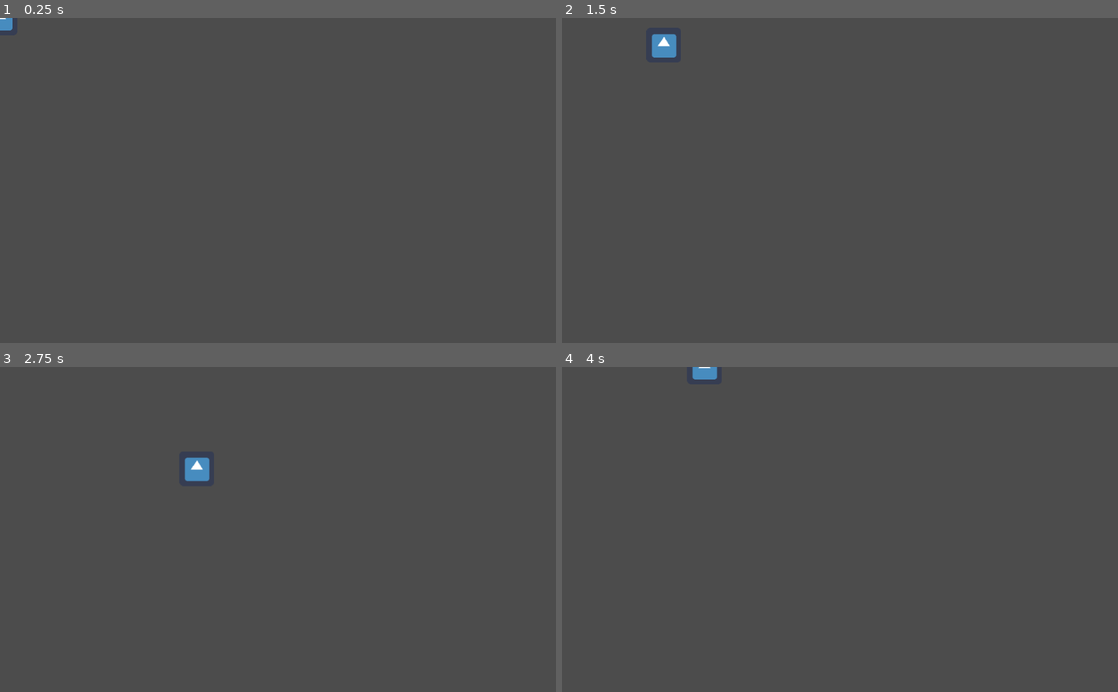
Above: before the commit, frames 1-4 (two rows, left to right).
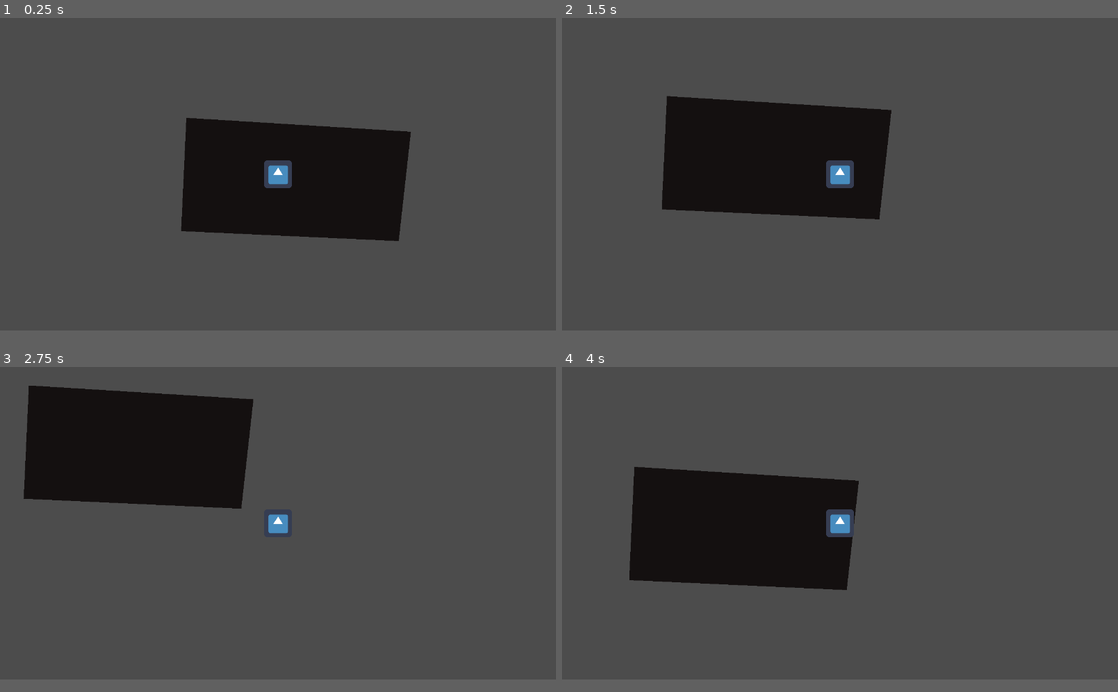
Above: after the commit, the same moments.

Repository: AlixBarreaux/game-jam-found-relic
Game: Godot game, scene res://Level1.tscn
Two runs of this game, one before a commit and one after it. Both use one fixed random seed, a clock stepped at 60 frames per second and the inputs below. Before the commit the project starts from res://Main.tscn. The engine's default icon, where the game draws it, is replaced by a stand-in: a white triangle on a blue panel in a dark square.
Inputs:
- Up to frame 1 (0.25 s): no input
- Up to frame 2 (1.5 s): tap Enter at 0.5 s; hold D (move_right) 0.53-1.28 s; hold S (move_down) from 1.28 s (still down)
- Up to frame 3 (2.75 s): release S (move_down) at 2.03 s; hold D (move_right) from 2.03 s (still down)
- Up to frame 4 (4 s): release D (move_right) at 2.78 s; hold Z (move_up) 2.78-3.53 s; hold Q (move_left) from 3.53 s (still down)
In our replay, the window is 800x468 before the commit and 800x450 after it. These sizes can differ from the game's own. Grey fills any space a smaller window leaves; there, only what the larger window draws over its background counts as a difference.

The runs differ from the first frame. In frame 1, 14% of the frame differs, in the area x 0-74%, y 0-69%; in frame 2, 14%; in frame 3, 14%, in the area x 4-52%, y 5-52%; in frame 4, 14%.

Commit message:
Add the first puzzle

Diff:
--- /dev/null
+++ b/Autoloads/events.gd
@@ -0,0 +1,20 @@
+# class_name Events
+extends Node
+
+
+# Singleton events sender. Scenes can call the singleton to send one of its signal
+# so that other scenes receive the signal and react to it.
+
+
+# ----------------- DECLARE VARIABLES -----------------
+
+
+# warning-ignore: unused_signal
+signal controlled_hero_switched
+
+
+# ----------------- RUN CODE -----------------
+
+
+
+# ----------------- DECLARE FUNCTIONS -----------------
--- a/Hero.tscn
+++ b/Hero.tscn
@@ -17,3 +17,6 @@
 shape = SubResource( 1 )
 
 [node name="PlayerController" parent="." instance=ExtResource( 3 )]
+
+[node name="Camera2D" type="Camera2D" parent="."]
+current = true
--- /dev/null
+++ b/Level.tscn
@@ -0,0 +1,29 @@
+[gd_scene load_steps=4 format=2]
+
+[ext_resource path="res://Hero.tscn" type="PackedScene" id=2]
+
+[sub_resource type="PhysicsMaterial" id=2]
+
+[sub_resource type="CapsuleShape2D" id=1]
+radius = 36.0
+
+[node name="Level" type="Node2D"]
+
+[node name="Polygon2D" type="Polygon2D" parent="."]
+position = Vector2( -75, -82 )
+color = Color( 0.0784314, 0.0627451, 0.0627451, 1 )
+polygon = PoolVector2Array( -136, -48, 381, -16, 353, 236, -148, 213 )
+
+[node name="Creatures" type="Node" parent="."]
+
+[node name="Heroes" type="Node" parent="Creatures"]
+
+[node name="Hero" parent="Creatures/Heroes" instance=ExtResource( 2 )]
+
+[node name="RigidBody2D" type="RigidBody2D" parent="."]
+position = Vector2( 105, 0 )
+physics_material_override = SubResource( 2 )
+gravity_scale = 0.0
+
+[node name="CollisionShape2D" type="CollisionShape2D" parent="RigidBody2D"]
+shape = SubResource( 1 )
--- /dev/null
+++ b/Level1.tscn
@@ -0,0 +1,23 @@
+[gd_scene load_steps=4 format=2]
+
+[ext_resource path="res://PlatesManager.tscn" type="PackedScene" id=1]
+[ext_resource path="res://Level.tscn" type="PackedScene" id=2]
+[ext_resource path="res://Plate.tscn" type="PackedScene" id=3]
+
+[node name="Level1" instance=ExtResource( 2 )]
+
+[node name="Plates" parent="." index="3" instance=ExtResource( 1 )]
+
+[node name="Plate" parent="Plates" index="0" instance=ExtResource( 3 )]
+position = Vector2( 32, 128 )
+
+[node name="Plate2" parent="Plates" index="1" instance=ExtResource( 3 )]
+position = Vector2( 107, 128 )
+
+[node name="Plate3" parent="Plates" index="2" instance=ExtResource( 3 )]
+position = Vector2( 181, 127 )
+
+[node name="Plate4" parent="Plates" index="3" instance=ExtResource( 3 )]
+position = Vector2( 259, 127 )
+
+[editable path="Plates"]
--- a/Main.tscn
+++ b/Main.tscn
@@ -1,13 +1,7 @@
 [gd_scene load_steps=2 format=2]
 
-[ext_resource path="res://Hero.tscn" type="PackedScene" id=2]
+[ext_resource path="res://Level.tscn" type="PackedScene" id=1]
 
 [node name="Main" type="Node"]
 
-[node name="World" type="Node2D" parent="."]
-
-[node name="Creatures" type="Node" parent="World"]
-
-[node name="Heroes" type="Node" parent="World/Creatures"]
-
-[node name="Hero" parent="World/Creatures/Heroes" instance=ExtResource( 2 )]
+[node name="Level" parent="." instance=ExtResource( 1 )]
--- /dev/null
+++ b/Plate.tscn
@@ -0,0 +1,16 @@
+[gd_scene load_steps=3 format=2]
+
+[ext_resource path="res://plate.gd" type="Script" id=1]
+
+[sub_resource type="RectangleShape2D" id=1]
+extents = Vector2( 32, 32 )
+
+[node name="Plate" type="Area2D"]
+script = ExtResource( 1 )
+
+[node name="Sprite" type="Sprite" parent="."]
+
+[node name="CollisionShape2D" type="CollisionShape2D" parent="."]
+shape = SubResource( 1 )
+
+[connection signal="body_entered" from="." to="." method="_on_body_entered"]
--- /dev/null
+++ b/PlatesManager.tscn
@@ -0,0 +1,6 @@
+[gd_scene load_steps=2 format=2]
+
+[ext_resource path="res://plates_manager.gd" type="Script" id=1]
+
+[node name="PlatesManager" type="Node2D"]
+script = ExtResource( 1 )
--- a/hero.gd
+++ b/hero.gd
@@ -4,6 +4,7 @@
 
 # ----------------- DECLARE VARIABLES -----------------
 
+export var is_controlled: bool = true
 export var speed: float = 250.0
 
 var direction: Vector2 = Vector2(0.0, 0.0)
@@ -19,22 +20,6 @@
 
 # ----------------- DECLARE FUNCTIONS -----------------
 
-
-
-#func get_all_inputs() -> void:
-#	direction = Vector2(0.0, 0.0)
-#	velocity = Vector2(0.0, 0.0)
-#
-#	if Input.get_action_strength("move_left"):
-#		direction.x = -1
-#	if Input.is_action_pressed("move_right"):
-#		direction.x = 1
-#	if Input.is_action_pressed("move_up"):
-#		direction.y = -1
-#	if Input.is_action_pressed("move_down"):
-#		direction.y = 1
-#
-#	velocity = direction.normalized() * speed
-#
-#	return
-#
+func initialize_signals() -> void:
+	Events.connect("controlled_hero_switched", self, "on_controlled_hero_switched")
+	return
--- /dev/null
+++ b/plate.gd
@@ -0,0 +1,48 @@
+class_name Plate
+extends Area2D
+
+
+# ----------------- DECLARE VARIABLES -----------------
+
+onready var plates_manager: Node2D = self.get_parent()
+
+var order_id: int = 0
+
+onready var collision_shape_2d: CollisionShape2D = $CollisionShape2D
+
+signal plate_enabled
+
+# ----------------- RUN CODE -----------------
+
+
+func _ready() -> void:
+	self.initialize_signals()
+	return
+
+
+# ----------------- DECLARE FUNCTIONS -----------------
+
+
+func initialize_signals() -> void:
+	self.plates_manager.connect("invalid_sequence_order_given", self, "reset")
+	return
+
+
+func _on_body_entered(body: PhysicsBody2D) -> void:
+	self.set_enabled(false)
+	self.emit_signal("plate_enabled", self.order_id)
+	return
+
+
+func reset() -> void:
+	print(self.name + ": reset() !")
+	set_enabled(true)
+
+
+func set_enabled(enabled: bool) -> void:
+	if enabled:
+		collision_shape_2d.set_deferred("disabled", false)
+	else:
+		collision_shape_2d.set_deferred("disabled", true)
+
+	return
--- /dev/null
+++ b/plates_manager.gd
@@ -0,0 +1,63 @@
+class_name PlatesManager
+extends Node2D
+
+
+# ----------------- DECLARE VARIABLES -----------------
+
+var last_plate_order_id: int = 0
+
+# ----------------- RUN CODE -----------------
+
+func _ready() -> void:
+	self.initialize_signals()
+	self.initialize()
+	return
+
+# ----------------- DECLARE FUNCTIONS -----------------
+
+
+func initialize_asserts() -> void:
+	# At least 2 plates should be added to the PlateManager!
+	assert(self.get_child_count() >= 2)
+
+	# The children of this node should be plates only!
+	for plate in self.get_children():
+		assert(plate is Plate)
+
+
+func initialize_signals() -> void:
+	for plate in self.get_children():
+		plate.connect("plate_enabled", self, "on_plate_enabled")
+	return
+
+
+func initialize() -> void:
+	var _plate_id_increment: int = 0
+	for plate in self.get_children():
+		_plate_id_increment += 1
+		plate.order_id = _plate_id_increment
+
+		print(self.name, " Generated plate order ID: ", plate.order_id)
+	return
+
+
+# Check if the plate order is right when a plate is enabled
+func on_plate_enabled(plate_order_id: int) -> void:
+	if plate_order_id == last_plate_order_id + 1:
+		print("Good sequence:")
+		print("Received plate ID: ", plate_order_id, " | Last plate ID: ", last_plate_order_id)
+		last_plate_order_id = plate_order_id
+	else:
+		print("Wrong sequence:")
+		print("Received plate ID: ", plate_order_id, " | Last plate ID: ", last_plate_order_id)
+		self.reset_all_plates()
+	return
+
+
+signal invalid_sequence_order_given
+
+
+func reset_all_plates() -> void:
+	last_plate_order_id = 0
+	self.emit_signal("invalid_sequence_order_given")
+	return
--- a/player_controller.gd
+++ b/player_controller.gd
@@ -7,7 +7,6 @@
 
 # ----------------- DECLARE VARIABLES -----------------
 
-
 onready var parent_node: KinematicBody2D = self.get_parent()
 
 
@@ -16,12 +15,12 @@
 
 func _ready() -> void:
 	self.initialize_asserts()
+	self.initialize_signals()
+	self.initialize()
 	return
 
 
 func _physics_process(delta: float) -> void:
-#	get_all_inputs()
-
 	parent_node.velocity = parent_node.move_and_slide(parent_node.velocity)
 	return
 
@@ -36,7 +35,39 @@
 
 func initialize_asserts() -> void:
 	# The parent node must be a Hero! (Verified by name, change it if needed)
-	assert(parent_node.name == "Hero")
+	assert(parent_node is Hero)
+	return
+
+
+func initialize_signals() -> void:
+	Events.connect("controlled_hero_switched", self, "on_controlled_hero_switched")
+	return
+
+
+func initialize() -> void:
+#	self.toggle_enabled()
+	return
+
+
+func on_controlled_hero_switched() -> void:
+#	self.toggle_enabled()
+	return
+
+
+#func toggle_enabled() -> void:
+#	if parent_node.is_controlled:
+#
+#	else:
+#		self.set_process_unhandled_input(true)
+#	return
+
+
+func set_enabled(enabled: bool) -> void:
+	if enabled:
+		self.set_process_unhandled_input(true)
+	else:
+		self.set_process_unhandled_input(false)
+
 	return
 
 
--- a/project.godot
+++ b/project.godot
@@ -14,6 +14,16 @@
 "language": "GDScript",
 "path": "res://hero.gd"
 }, {
+"base": "Area2D",
+"class": "Plate",
+"language": "GDScript",
+"path": "res://plate.gd"
+}, {
+"base": "Node2D",
+"class": "PlatesManager",
+"language": "GDScript",
+"path": "res://plates_manager.gd"
+}, {
 "base": "Node",
 "class": "PlayerController",
 "language": "GDScript",
@@ -21,15 +31,26 @@
 } ]
 _global_script_class_icons={
 "Hero": "",
+"Plate": "",
+"PlatesManager": "",
 "PlayerController": ""
 }
 
 [application]
 
 config/name="Game-jam-found-relic"
-run/main_scene="res://Main.tscn"
+run/main_scene="res://Level1.tscn"
 config/icon="res://Miscellaneous/icon.png"
 config/version="0.1"
+
+[autoload]
+
+Events="*res://Autoloads/events.gd"
+
+[display]
+
+window/size/width=1280
+window/size/height=720
 
 [global]
 
